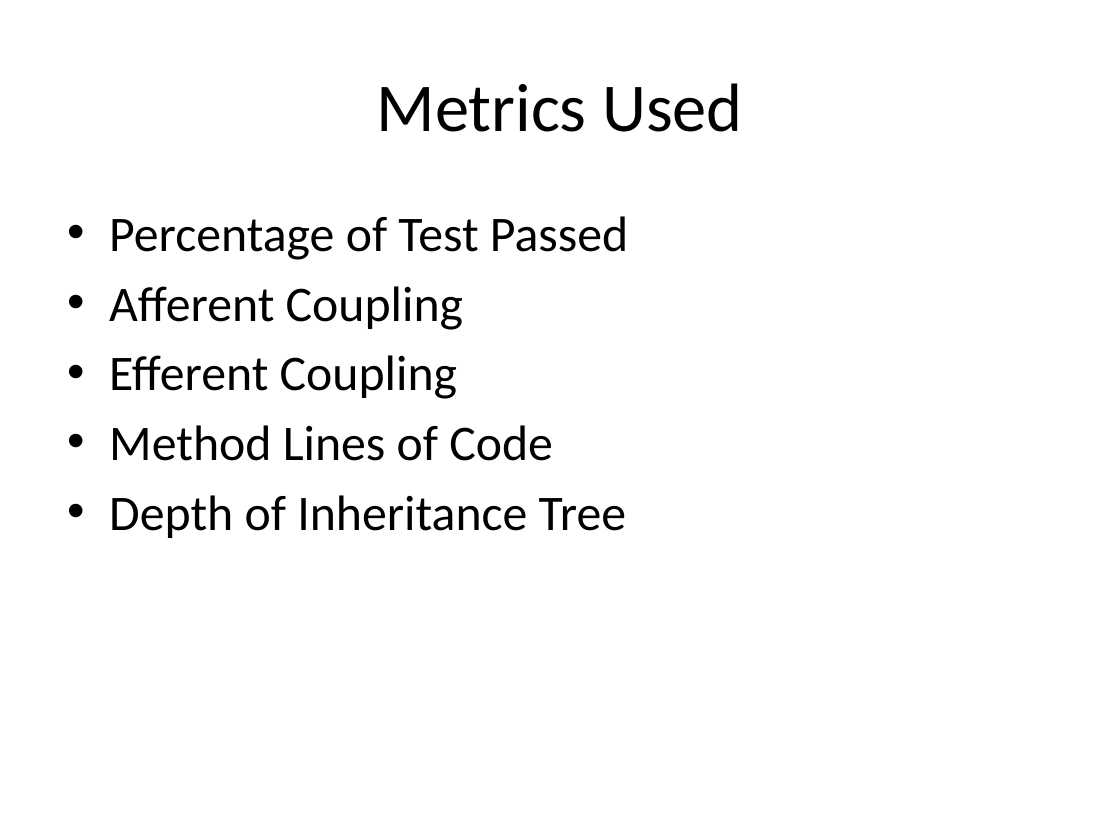
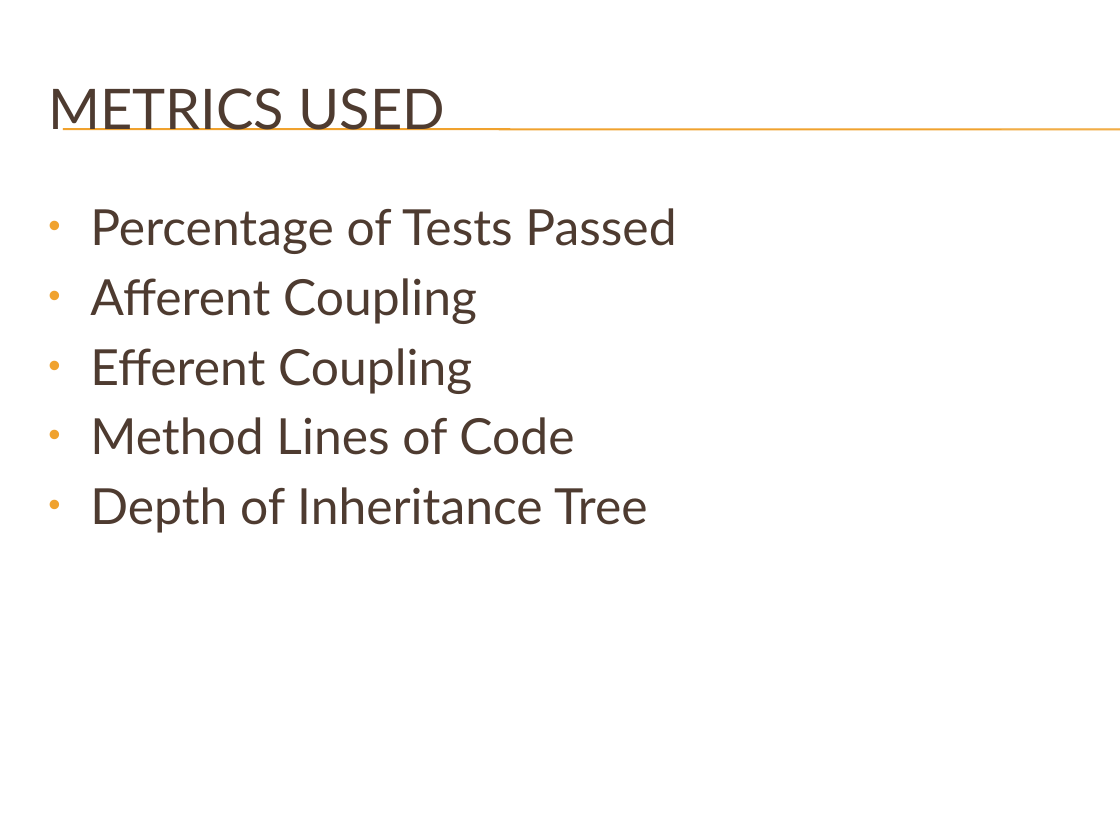
Before and after one commit to DBRTeam/Dirt_Bike_Racer, a slide deck: slide 6 of Documents/Dirt Bike Racer.pptx (slide 5 before the commit). Drawn at 1120x840 pixels with LibreOffice and Linux fonts; fonts in the diff are those of the drawing; background and template pictures are left out. Boxes give left, top, right and bottom in pixels: in the first picture for what was removed or moved away, otherwise in the second. Text is boxed around its words. In the diff, an @@ line names an element or a change of style, - is before the commit and + after.

```diff
--- a/Documents/Dirt Bike Racer.pptx
+++ b/Documents/Dirt Bike Racer.pptx
@@ title at [48, 88, 445, 130]: text changed; size 44 to 36 pt; font Calibri to Lato; text colour #000000 to #4E3B30 @@
-Metrics Used
+METRICS USED
@@ line added from (63, 129) to (1120, 129), #F0A22E 0.75 pt @@
@@ line added from (63, 130) to (1120, 130), #F0A22E 0.75 pt @@
@@ text "Percentage of Tests Passed": place and size @@
-text "Percentage of Tests Passed" at [109, 216, 628, 538]
+text "Percentage of Tests Passed" at [90, 208, 676, 533]
@@ text at [90, 208, 676, 254]: text changed; font Calibri to Lato; text colour #000000 to #4E3B30 @@
-• Percentage of Test Passed
+• Percentage of Tests Passed
@@ text at [90, 278, 648, 533]: font Calibri to Lato, text colour #000000 to #4E3B30 in "Afferent Coupling", "Efferent Coupling", "Method Lines of Code", "Depth of Inheritance Tree" @@
```
Also in this commit, not shown: 5 other slides changed, 1 slide added.
